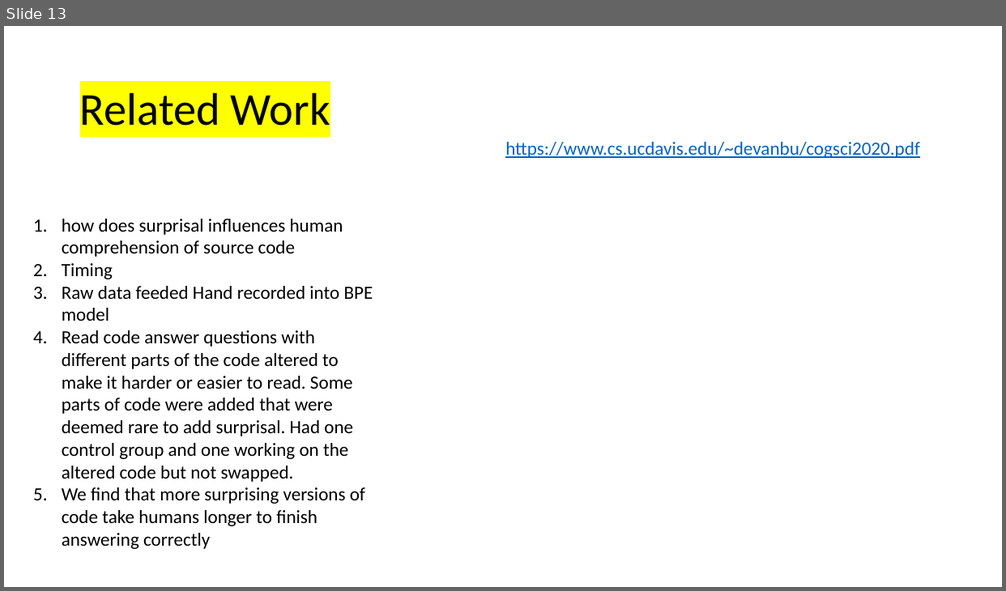
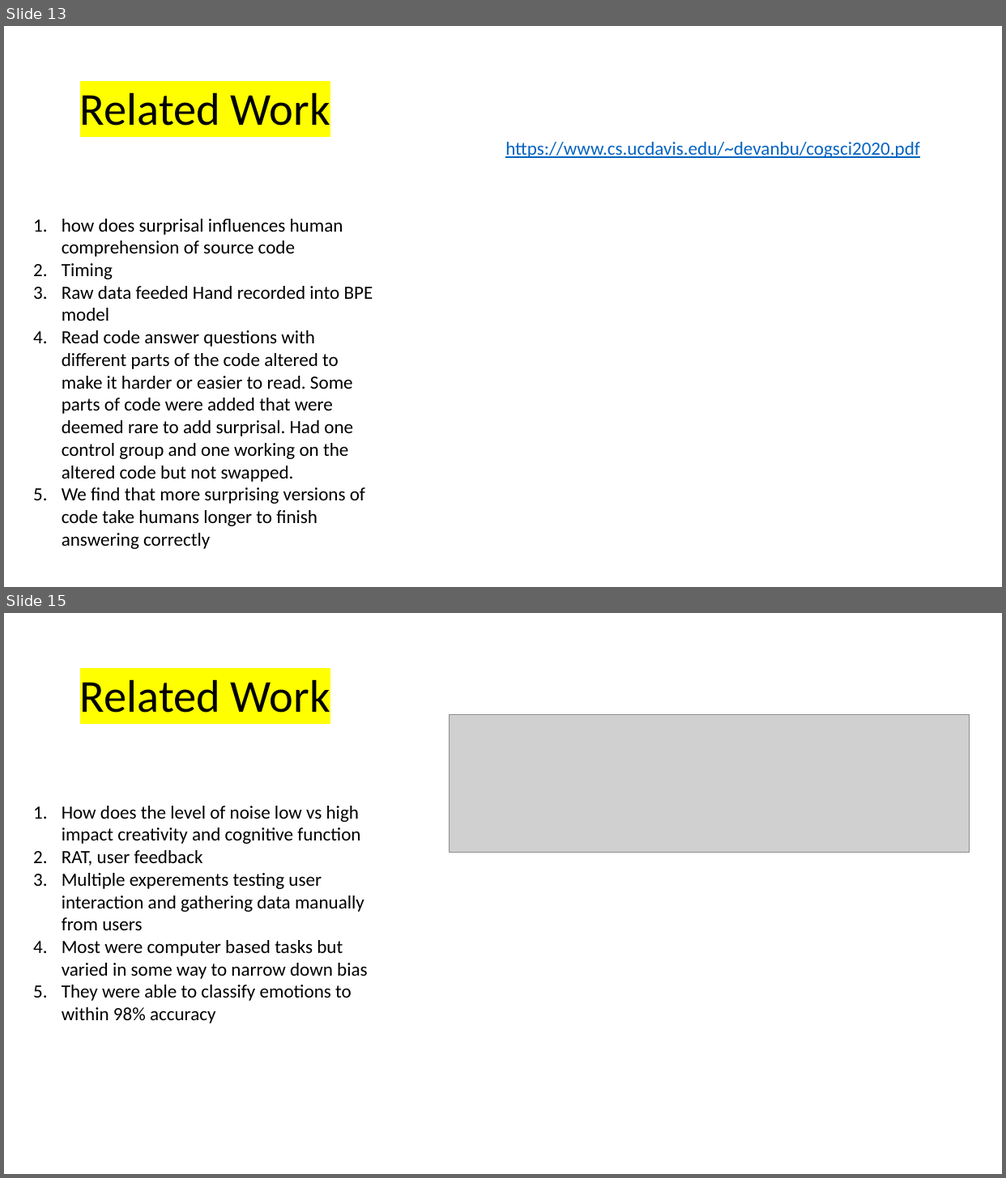
Before and after one commit to nauticalmonkey/CalPolyThesis, a slide deck: Thesis Idea.pptx. Shown one above the other, each under a label of ours: slide 13 before the commit, slides 13 and 15 after it; the slides between them are not shown. The pictures are 1006x591 and 1006x1178 pixels, drawn with LibreOffice and Linux fonts; fonts in the diff are those of the drawing; grey boxes stand for pictures. Boxes give left, top, right and bottom in pixels: in the first picture for what was removed or moved away, otherwise in the second. Text is boxed around its words. In the diff, an @@ line names an element or a change of style, - is before the commit and + after.

```diff
--- a/Thesis Idea.pptx
+++ b/Thesis Idea.pptx
@@ slide 15 added at (4, 613, 1002, 1174), background #FFFFFF @@
@@ title added at (80, 679, 330, 713), 44 pt, text #000000 @@
+Related Work
@@ picture added at (450, 714, 970, 853) @@
@@ text added at (62, 806, 367, 1024), 18 pt, text #000000 @@
+1. How does the level of noise low vs high impact creativity and cognitive function
+2. RAT, user feedback
+3. Multiple experements testing user interaction and gathering data manually from users
+4. Most were computer based tasks but varied in some way to narrow down bias
+5. They were able to classify emotions to within 98% accuracy
```
Also in this commit, not shown: 3 slides changed, 1 other slide added.
